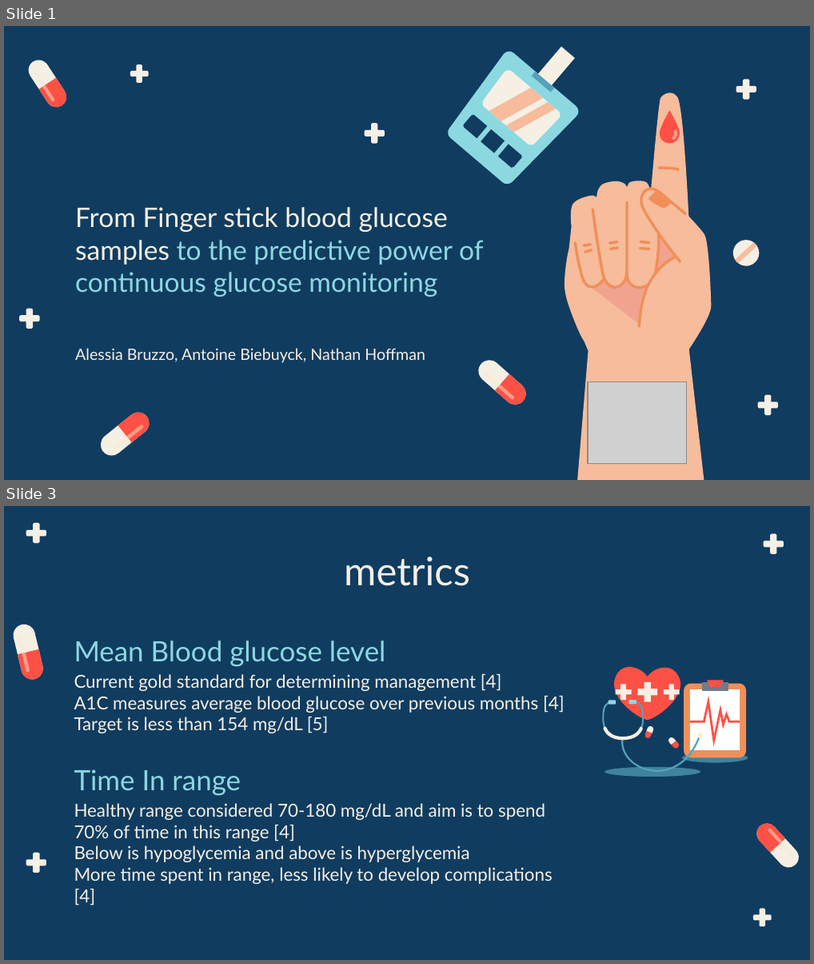
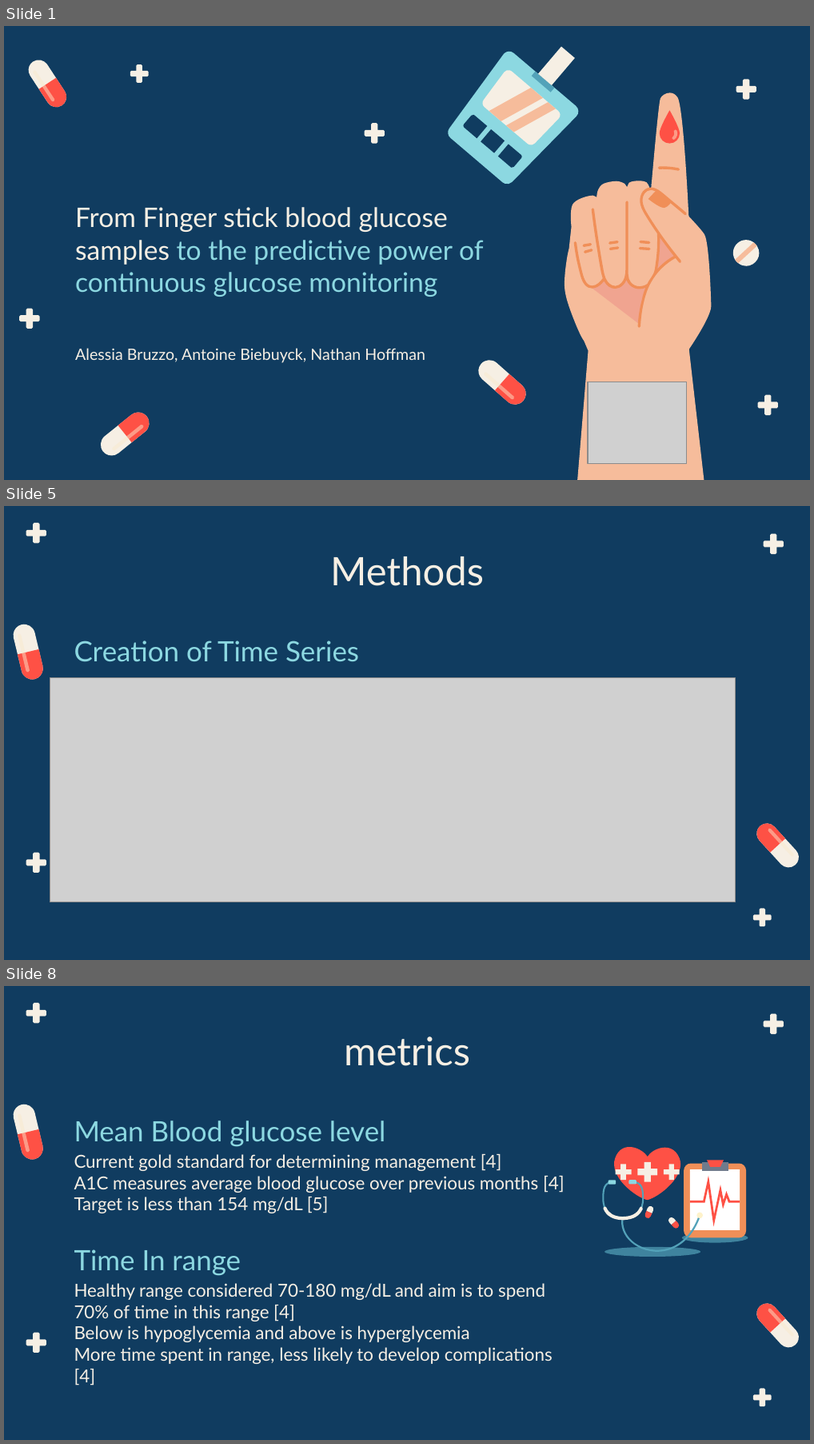
Before and after one commit to BME-Students/DDDM-Project7, a slide deck: From Finger Stick Blood Glucose Samples to the Predictive Power of continuous glucose monitoring.pptx. Shown one above the other, each under a label of ours: slides 1 and 3 before the commit, slides 1, 5 and 8 after it; the slides between them are not shown. The pictures are 814x964 and 814x1444 pixels, drawn with LibreOffice and Linux fonts; fonts in the diff are those of the drawing; grey boxes stand for pictures. Boxes give left, top, right and bottom in pixels: in the first picture for what was removed or moved away, otherwise in the second. Text is boxed around its words. In the diff, an @@ line names an element or a change of style, - is before the commit and + after.

Commit message:
add methods to presentation

```diff
--- a/From Finger Stick Blood Glucose Samples to the Predictive Power of continuous glucose monitoring.pptx
+++ b/From Finger Stick Blood Glucose Samples to the Predictive Power of continuous glucose monitoring.pptx
@@ slide 5 added at [4,506,810,960], background #103C60; not listed: 10 template elements that a slide beside it also shows @@
@@ title added at [330,556,484,586], 35 pt, text #F6EFE4 @@
+Methods
@@ text added at [74,640,359,661], 25 pt, text #8CD8E1 @@
+Creation of Time Series
@@ picture added at [50,678,735,902] @@
@@ what was slide 3 is now slide 8 @@
```
Also in this commit, not shown: 4 other slides added, 7 other files.
